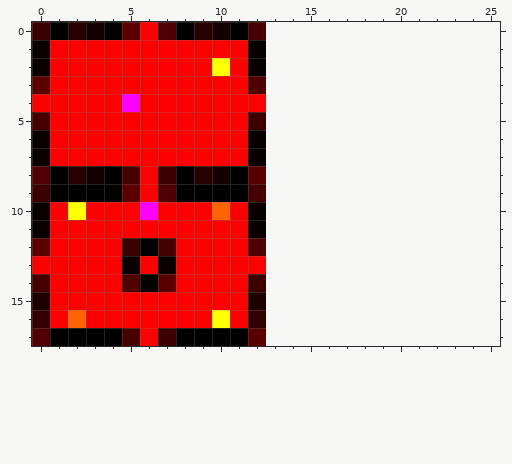
Pixel-art sprite: RogueLike/graphics/rooms.png. This is how it looked before the edit.
The file is 13x18 pixels. The old version is drawn lined up with the new one, on the new canvas.
After:
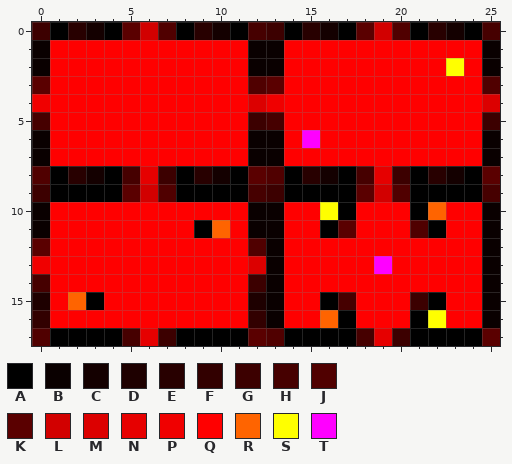
Palette (. is transparent): A #000000  B #0a0000  C #140000  D #1e0000  E #280000  F #320000  G #3c0000  H #460000  J #500000  K #5a0000  L #d20000  M #dc0000  N #e60000  P #f00000  Q #ff0000  R #ff6400  S #ffff00  T #ff00ff
From old to new:
canvas 13x18 -> 26x18
Colour A now appears in row 0 at x 14, 17, 21 and 24; in row 8 at x 14, 17, 21 and 24; in row 9 at x 14 to 17 and 21 to 24; in row 10 at x 17 and 21; in row 11 at x 16 and 22; in row 15 at x 16 and 22.
Colour A now appears in row 16 at x 17 and 21; in row 17 at x 14 to 17 and 21 to 24.
The author changed colour Q to colour A in row 11 at x 9; in row 15 at x 3.
Colour B now appears in rows 1 to 2 at x 13 and 25; in rows 6 to 7 at x 13 and 25; in rows 10 to 16 at x 13 and 25.
Colour C now appears in row 0 at x 16 and 23; in row 8 at x 16 and 23.
Colour E now appears in row 0 at x 15 and 22; in row 8 at x 15 and 22.
Colour G now appears in row 0 at x 13; in row 5 at x 25; in row 8 at x 20; in row 9 at x 13; in row 15 at x 21; in row 17 at x 20.
Colour H now appears in row 0 at x 25; in row 5 at x 13; in row 8 at x 18; in row 9 at x 25; in row 15 at x 17; in row 17 at x 18.
Colour J now appears in row 0 at x 20; in row 3 at x 25; in row 8 at x 13; in row 9 at x 20; in row 11 at x 21; in row 17 at x 13.
Colour K now appears in row 0 at x 18; in row 3 at x 13; in row 8 at x 25; in row 9 at x 18; in row 11 at x 17; in row 17 at x 25.
Colour L now appears in row 0 at x 19; in row 9 at x 19.
The author changed colour Q to colour L in row 0 at x 6; in row 9 at x 6.
Colour M now appears in row 4 at x 25.
The author changed colour Q to colour M in row 4 at x 12; in row 13 at x 12.
Colour N now appears in row 8 at x 19; in row 17 at x 19.
The author changed colour Q to colour N in row 8 at x 6; in row 17 at x 6.
Colour P now appears in row 4 at x 13.
The author changed colour Q to colour P in row 4 at x 0; in row 13 at x 0.
Colour Q now appears in row 1 at x 14 to 24; in row 2 at x 14 to 22 and 24; in rows 3 to 5 at x 14 to 24; in row 6 at x 14 and 16 to 24; in row 7 at x 14 to 24; in rows 10 to 11 at x 14 to 15, 18 to 20 and 23 to 24.
Colour Q now appears in row 12 at x 14 to 24; in row 13 at x 14 to 18 and 20 to 24; in row 14 at x 14 to 24; in rows 15 to 16 at x 14 to 15, 18 to 20 and 23 to 24.
The author changed colour A to colour Q in row 12 at x 6; in row 14 at x 6.
The author changed colour B to colour Q in row 13 at x 5 and 7.
The author changed colour G to colour Q in row 12 at x 5.
The author changed colour H to colour Q in row 12 at x 7.
The author changed colour J to colour Q in row 14 at x 5.
The author changed colour K to colour Q in row 14 at x 7.
The author changed colour R to colour Q in row 10 at x 10; in row 16 at x 2.
The author changed colour S to colour Q in row 2 at x 10; in row 10 at x 2; in row 16 at x 10.
The author changed colour T to colour Q in row 4 at x 5; in row 10 at x 6.
Colour R now appears in row 10 at x 22; in row 16 at x 16.
The author changed colour Q to colour R in row 11 at x 10; in row 15 at x 2.
Colour S now appears in row 2 at x 23; in row 10 at x 16; in row 16 at x 22.
Colour T now appears in row 6 at x 15; in row 13 at x 19.
Where, in picture pixels (left, top, right, bottom), the same in both pictures:
changed: (32, 22, 500, 346)
